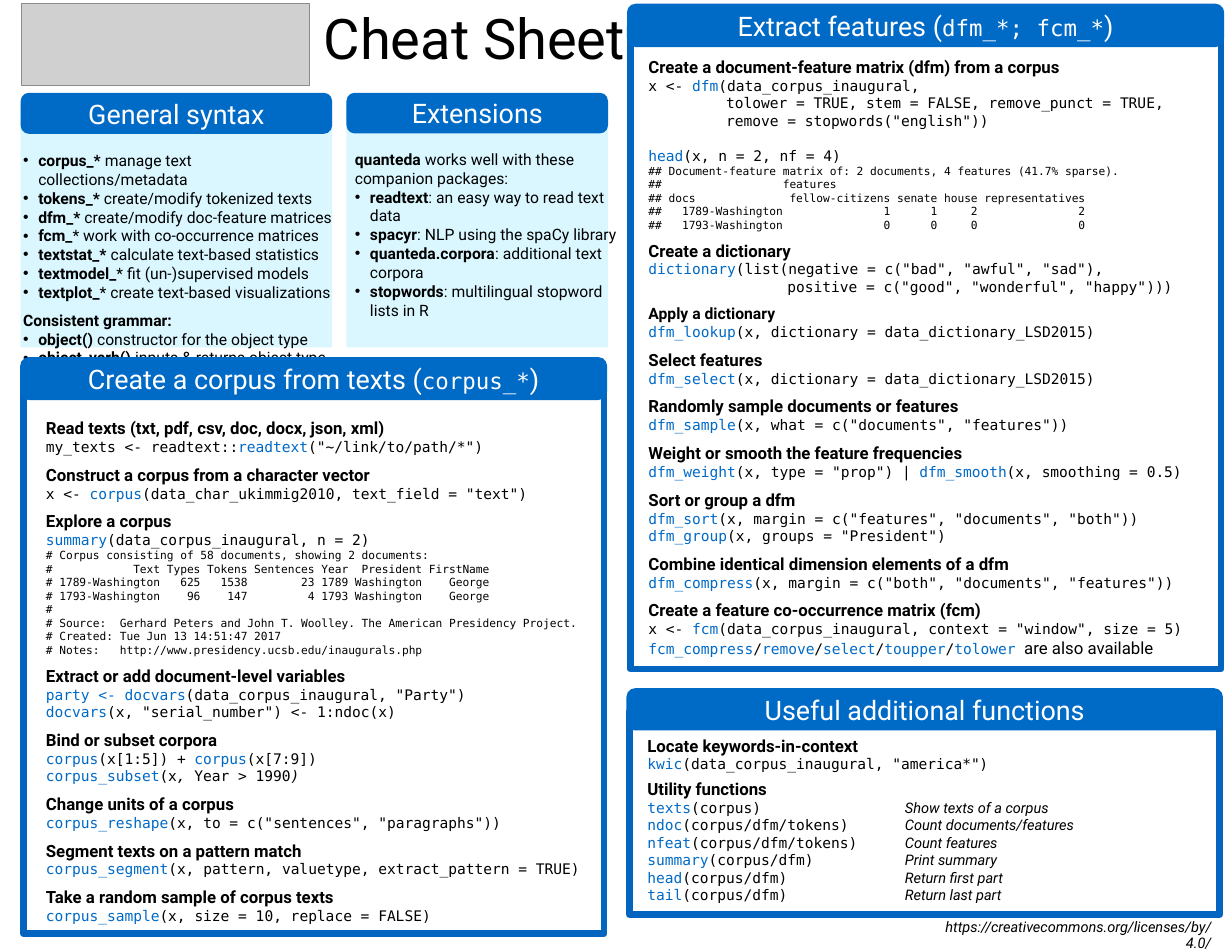
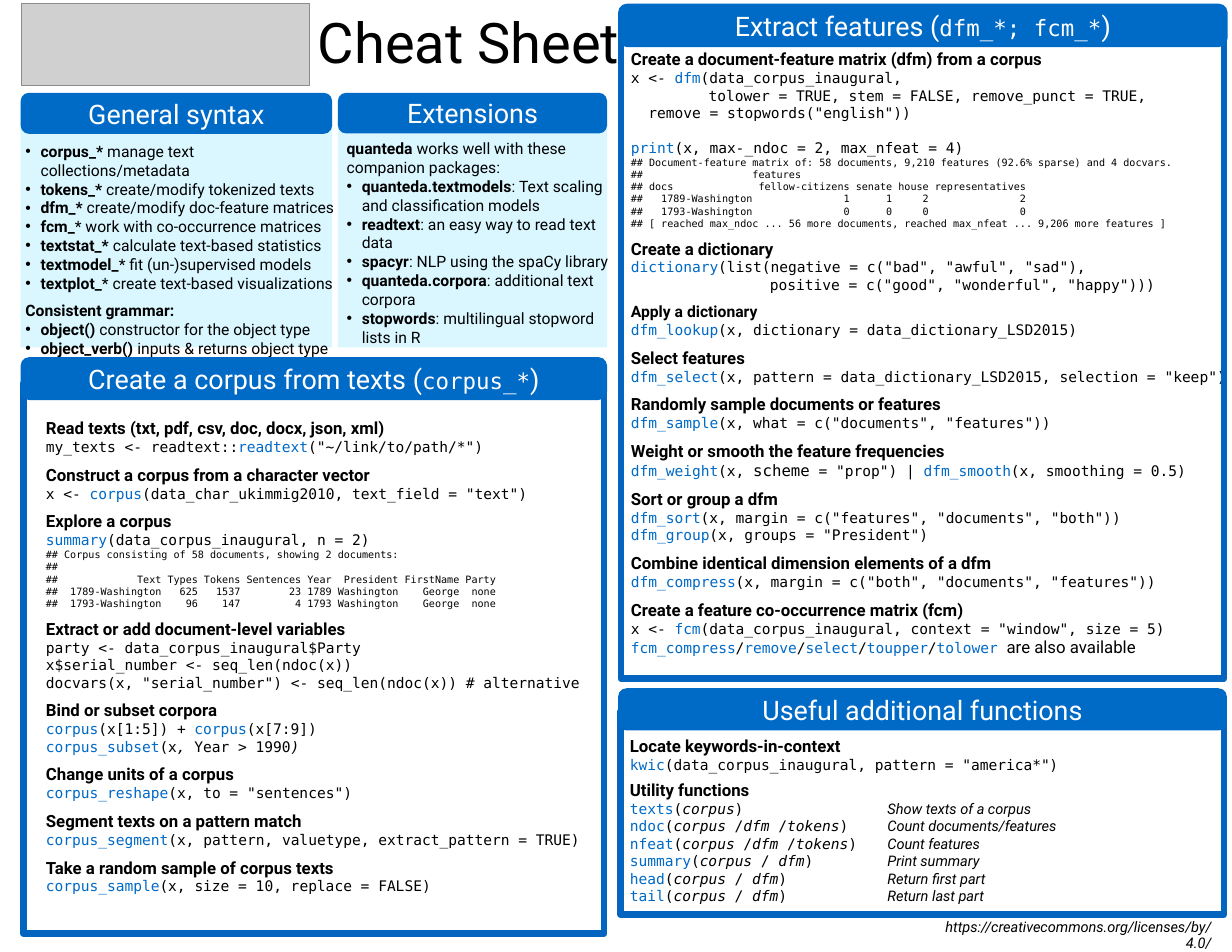
Before and after one commit to rstudio/cheatsheets, a slide deck: slide 1 of powerpoints/quanteda.pptx. Drawn at 1232x952 pixels with LibreOffice and Linux fonts; fonts in the diff are those of the drawing; grey boxes stand for pictures. Boxes give left, top, right and bottom in pixels: in the first picture for what was removed or moved away, otherwise in the second. Text is boxed around its words. In the diff, an @@ line names an element or a change of style, - is before the commit and + after.

Commit message:
Add updated quanteda cheatsheet

```diff
--- a/powerpoints/quanteda.pptx
+++ b/powerpoints/quanteda.pptx
@@ title "Cheat Sheet" rewrapped from box(324, 17, 625, 60) to box(318, 11, 619, 76) @@
@@ rounded rectangle "Extract features (dfm_*; fcm_*)": place and size @@
-rounded rectangle "Extract features (dfm_*; fcm_*)" at box(627, 4, 1225, 48)
+rounded rectangle "Extract features (dfm_*; fcm_*)" at box(618, 4, 1228, 48)
@@ rectangle: place and size @@
-rectangle at box(631, 13, 1221, 669)
+rectangle at box(621, 24, 1224, 679)
@@ text "Create a document-feature matrix (dfm) ...": place and size @@
-text "Create a document-feature matrix (dfm) ..." at box(648, 60, 1183, 658)
+text "Create a document-feature matrix (dfm) ..." at box(631, 52, 1226, 657)
@@ rounded rectangle "Extensions": place and size @@
-rounded rectangle "Extensions" at box(347, 93, 608, 133)
+rounded rectangle "Extensions" at box(338, 93, 607, 133)
@@ rectangle: place and size @@
-rectangle at box(347, 107, 608, 348)
+rectangle at box(338, 107, 607, 348)
@@ text "corpus_* manage text collections/metadata" rewrapped from box(23, 155, 331, 357) to box(25, 146, 334, 359) @@
@@ text "quanteda works well with these ...": place and size @@
-text "quanteda works well with these ..." at box(355, 153, 616, 316)
+text "quanteda works well with these ..." at box(347, 142, 608, 343)
@@ text at box(631, 142, 1172, 168): text changed; size 10 to 9 pt @@
-head(x, n = 2, nf = 4)
-## Document-feature matrix of: 2 documents, 4 features (41.7% sparse).
+print(x, max-_ndoc = 2, max_nfeat = 4)
+## Document-feature matrix of: 58 documents, 9,210 features (92.6% sparse) and 4 docvars.
@@ text at box(649, 170, 1026, 217): size 10 to 9 pt in "## features", "## docs fellow-citizens senate house representatives", "## 1789-Washington 1 1 2 2", "## 1793-Washington 0 0 0 0" @@
@@ text at box(362, 180, 603, 211): paragraph added @@
+• quanteda.textmodels: Text scaling and classification models
@@ text at box(661, 219, 1154, 230): paragraph added @@
+## [ reached max_ndoc ... 56 more documents, reached max_nfeat ... 9,206 more features ]
@@ text at box(631, 351, 1226, 386): text changed @@
-Select features
-dfm_select(x, dictionary = data_dictionary_LSD2015)
+Select features
+dfm_select(x, pattern = data_dictionary_LSD2015, selection = "keep")
@@ text at box(631, 464, 1186, 480): text changed @@
-dfm_weight(x, type = "prop") | dfm_smooth(x, smoothing = 0.5)
+dfm_weight(x, scheme = "prop") | dfm_smooth(x, smoothing = 0.5)
@@ text at box(46, 550, 579, 692): text changed; size 10 to 9 pt @@
-# Corpus consisting of 58 documents, showing 2 documents:
-# Text Types Tokens Sentences Year President FirstName
-# 1789-Washington 625 1538 23 1789 Washington George
-# 1793-Washington 96 147 4 1793 Washington George
-#
-# Source: Gerhard Peters and John T. Woolley. The American Presidency Project.
-# Created: Tue Jun 13 14:51:47 2017
-# Notes: http://www.presidency.ucsb.edu/inaugurals.php
-Extract or add document-level variables
-party <- docvars(data_corpus_inaugural, "Party")
-docvars(x, "serial_number") <- 1:ndoc(x)
+## Corpus consisting of 58 documents, showing 2 documents:
+##
+## Text Types Tokens Sentences Year President FirstName Party
+## 1789-Washington 625 1537 23 1789 Washington George none
+## 1793-Washington 96 147 4 1793 Washington George none
+Extract or add document-level variables
+party <- data_corpus_inaugural$Party
+x$serial_number <- seq_len(ndoc(x))
+docvars(x, "serial_number") <- seq_len(ndoc(x)) # alternative
@@ rounded rectangle "Useful additional functions": place and size @@
-rounded rectangle "Useful additional functions" at box(626, 688, 1223, 730)
+rounded rectangle "Useful additional functions" at box(618, 688, 1227, 730)
@@ rectangle: place and size @@
-rectangle at box(630, 711, 1220, 914)
+rectangle at box(621, 711, 1224, 914)
@@ text "Locate keywords-in-context": place and size @@
-text "Locate keywords-in-context" at box(647, 739, 1074, 903)
+text "Locate keywords-in-context" at box(630, 739, 1058, 904)
@@ text at box(630, 759, 1058, 774): text changed @@
-kwic(data_corpus_inaugural, "america*")
+kwic(data_corpus_inaugural, pattern = "america*")
@@ text at box(46, 787, 352, 802): text changed @@
-corpus_reshape(x, to = c("sentences", "paragraphs"))
+corpus_reshape(x, to = "sentences")
@@ text at box(630, 803, 1031, 817): italic on in "texts(corpus)" @@
@@ text at box(887, 820, 1056, 904): text changed; italic on @@
-ndoc(corpus/dfm/tokens) Count documents/features
-nfeat(corpus/dfm/tokens) Count features
-summary(corpus/dfm) Print summary
-head(corpus/dfm) Return first part
-tail(corpus/dfm) Return last part
+ndoc(corpus /dfm /tokens) Count documents/features
+nfeat(corpus /dfm /tokens) Count features
+summary(corpus / dfm) Print summary
+head(corpus / dfm) Return first part
+tail(corpus / dfm) Return last part
```
Also in this commit, not shown: 1 other slide changed, 1 other file.
